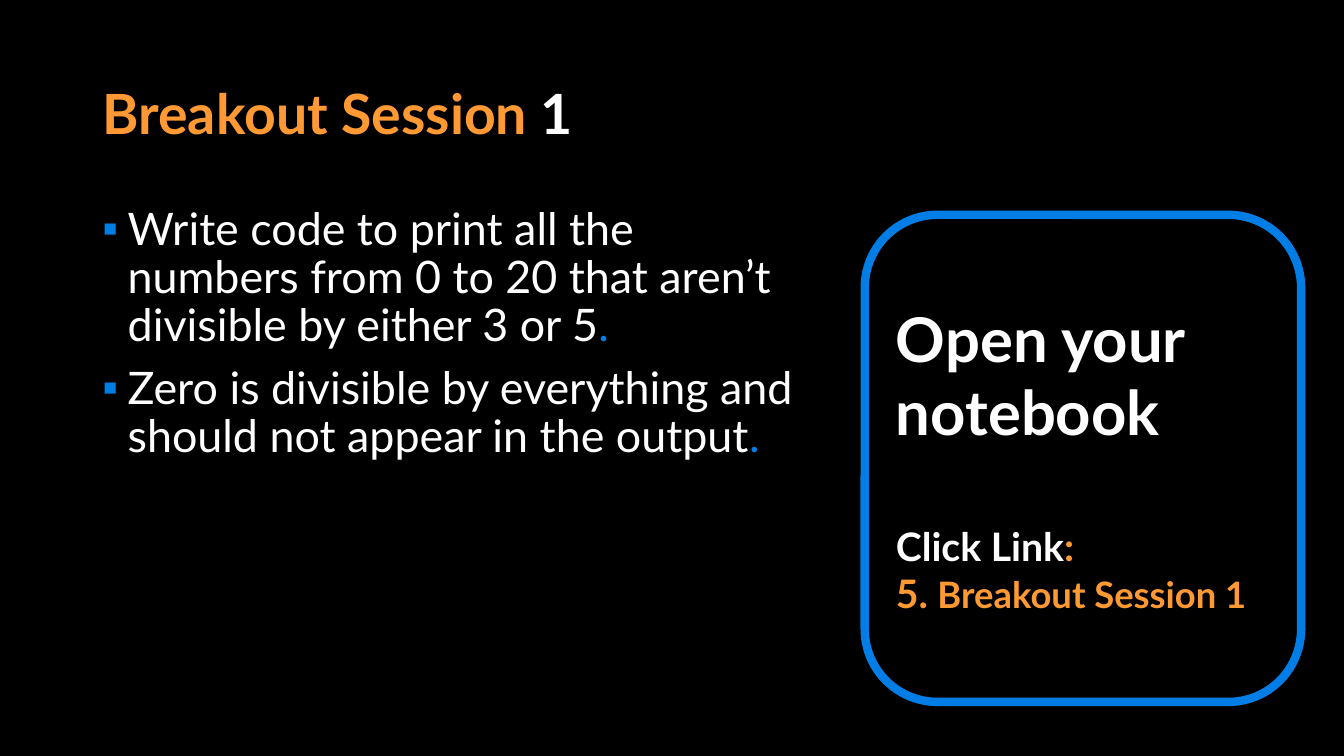
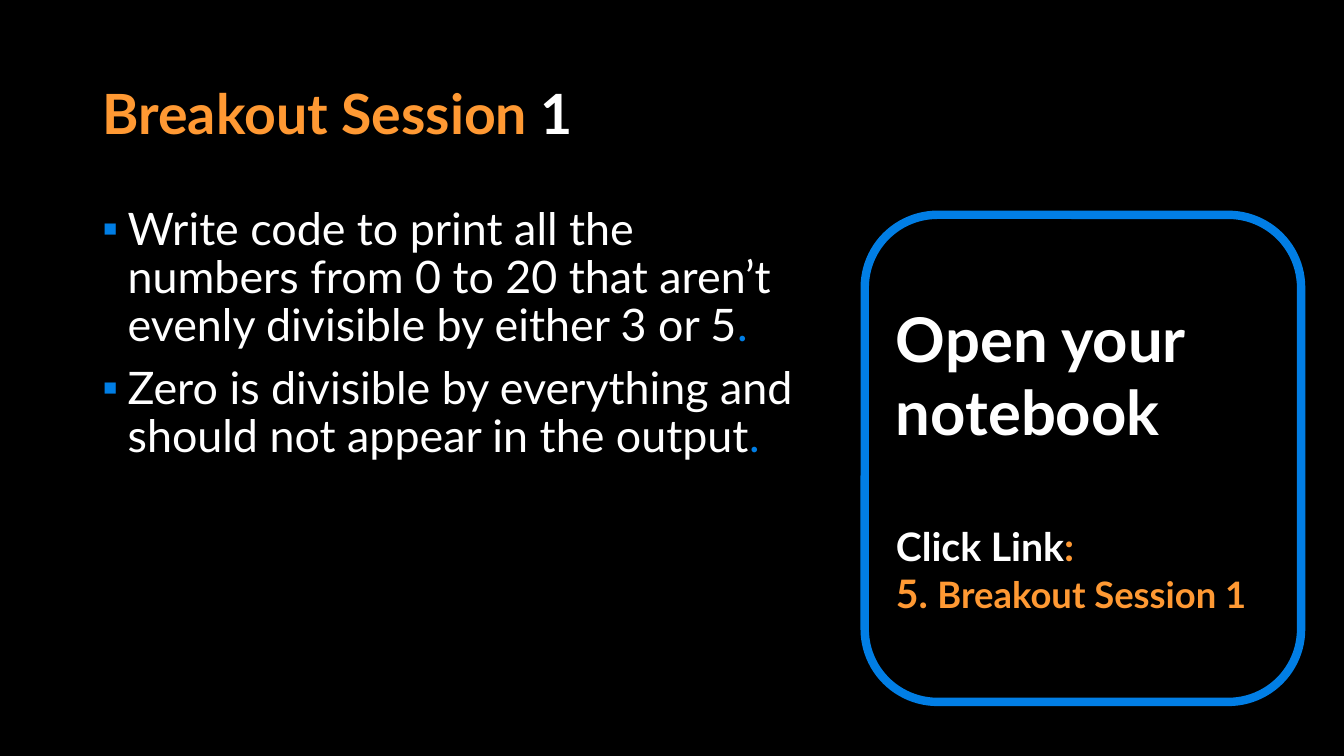
Before and after one commit to APS106/APS106-winter-2022-material, a slide deck: slide 26 of lectures/week4/lecture1/slides/week4_lecture1.pptx (slide 14 before the commit). Drawn at 1344x756 pixels with LibreOffice and Linux fonts; fonts in the diff are those of the drawing; background and template pictures are left out. Boxes give left, top, right and bottom in pixels: in the first picture for what was removed or moved away, otherwise in the second. Text is boxed around its words. In the diff, an @@ line names an element or a change of style, - is before the commit and + after.

```diff
--- a/lectures/week4/lecture1/slides/week4_lecture1.pptx
+++ b/lectures/week4/lecture1/slides/week4_lecture1.pptx
@@ text at [128, 212, 770, 349]: text changed @@
-▪ Write code to print all the numbers from 0 to 20 that aren’t divisible by either 3 or 5.
+▪ Write code to print all the numbers from 0 to 20 that aren’t evenly divisible by either 3 or 5.
```
Also in this commit, not shown: 8 other slides changed, 12 slides added, 3 other files.
